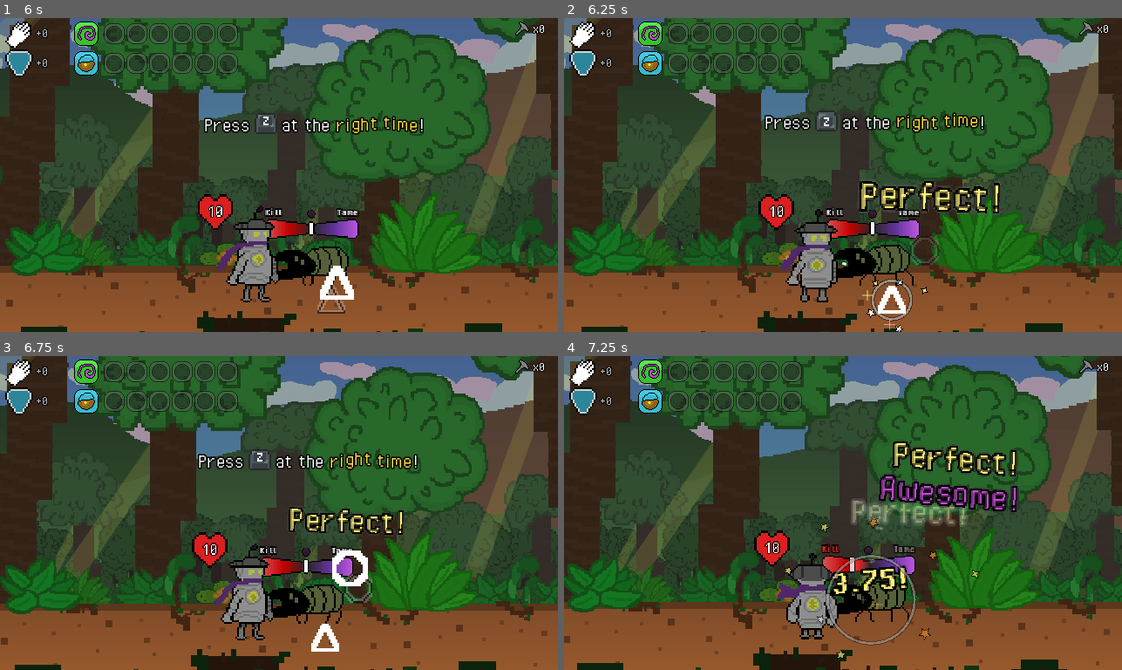
Above: before the commit, frames 1-4 (two rows, left to right).
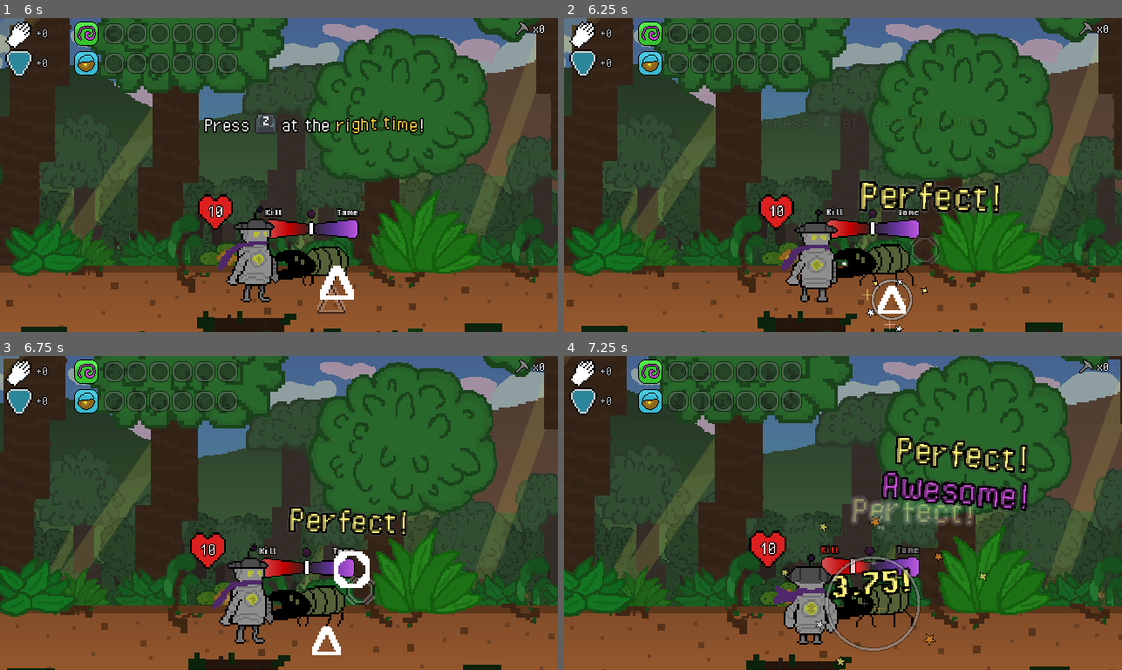
Above: after the commit, the same moments.

Repository: greeeegartur/cgvr-thesis
Game: Godot game, scene res://Scenes/Screens/CombatScene.tscn
Same seed, same stepped clock (60 frames per second), same inputs: the game is played once before the commit and once after it. This scene is started directly instead of the project's main scene.
Inputs:
- Up to frame 1 (6 s): tap Enter (ui_accept) at 0.5, 0.77, 1.07, 1.52, 1.82, 3.02, 3.32, 3.77, 4.07, 4.52, 4.82 s; hold Right (ui_right) 0.53-1.28 s; tap A (heat_a) at 0.6 s; hold Down (ui_down) 1.28-2.03 s; tap B (heat_b) at 1.35 s; hold Right (ui_right) 2.03-2.78 s; tap C (heat_c) at 2.1 s; hold Up (ui_up) 2.78-3.53 s; tap F (heat_f) at 2.85 s; hold Left (ui_left) 3.53-5.03 s; tap J (heat_j) at 3.6 s; tap Escape (pause) at 4.15 s; tap K (heat_k) at 4.35 s; hold Down (ui_down) 5.03-5.78 s; tap L (heat_l) at 5.1 s; hold Right (ui_right) from 5.78 s (still down); tap M (heat_m) at 5.85 s
- Up to frame 2 (6.25 s): keep holding Right (ui_right); tap Enter (ui_accept) at 6.02 s
- Up to frame 3 (6.75 s): tap Enter (ui_accept) at 6.32 s; release Right (ui_right) at 6.53 s; hold Up (ui_up) from 6.53 s (still down); tap O (heat_o) at 6.6 s
- Up to frame 4 (7.25 s): keep holding Up (ui_up); tap Enter (ui_accept) at 6.77, 7.07 s

Frame 1 is identical in both runs. In frame 2, 2.4% of the frame differs, in the area x 0-100%, y 0-100%; in frame 3, 20%; in frame 4, 31%.

Commit message:
Tweaks to camera, new option and minor changes
Camera effects added to taming with multiple vfx. Also a new option that makes taming easier.

Diff:
--- a/droidream/Scenes/Entities/PlayerVisual.tscn
+++ b/droidream/Scenes/Entities/PlayerVisual.tscn
@@ -231,108 +231,6 @@
 "values": [0, 1, 2, 3, 4, 5]
 }
 
-[sub_resource type="Animation" id="Animation_fmbmo"]
-resource_name = "player_attack"
-length = 2.78
-tracks/0/type = "value"
-tracks/0/imported = false
-tracks/0/enabled = true
-tracks/0/path = NodePath("Visual/Sprite2D:frame")
-tracks/0/interp = 1
-tracks/0/loop_wrap = true
-tracks/0/keys = {
-"times": PackedFloat32Array(0.06666669, 0.16666667, 0.26666665, 0.4333334, 0.5666666, 0.8333333, 1.3333334, 1.7666667, 1.9, 2, 2.0666666, 2.1666667, 2.2666667, 2.4, 2.4666667, 2.7),
-"transitions": PackedFloat32Array(1, 1, 1, 1, 1, 1, 1, 1, 1, 1, 1, 1, 1, 1, 1, 1),
-"update": 1,
-"values": [0, 1, 2, 3, 4, 5, 5, 6, 7, 8, 9, 10, 11, 12, 13, 14]
-}
-tracks/1/type = "value"
-tracks/1/imported = false
-tracks/1/enabled = true
-tracks/1/path = NodePath("Visual/Sprite2D:texture")
-tracks/1/interp = 1
-tracks/1/loop_wrap = true
-tracks/1/keys = {
-"times": PackedFloat32Array(0),
-"transitions": PackedFloat32Array(1),
-"update": 1,
-"values": [ExtResource("2_sbipa")]
-}
-tracks/2/type = "value"
-tracks/2/imported = false
-tracks/2/enabled = true
-tracks/2/path = NodePath("Visual/Sprite2D:vframes")
-tracks/2/interp = 1
-tracks/2/loop_wrap = true
-tracks/2/keys = {
-"times": PackedFloat32Array(0),
-"transitions": PackedFloat32Array(1),
-"update": 1,
-"values": [15]
-}
-tracks/3/type = "method"
-tracks/3/imported = false
-tracks/3/enabled = true
-tracks/3/path = NodePath(".")
-tracks/3/interp = 1
-tracks/3/loop_wrap = true
-tracks/3/keys = {
-"times": PackedFloat32Array(2),
-"transitions": PackedFloat32Array(1),
-"values": [{
-"args": [],
-"method": &"on_attack_hit"
-}]
-}
-tracks/4/type = "value"
-tracks/4/imported = false
-tracks/4/enabled = true
-tracks/4/path = NodePath("Visual/VFX:texture")
-tracks/4/interp = 1
-tracks/4/loop_wrap = true
-tracks/4/keys = {
-"times": PackedFloat32Array(0),
-"transitions": PackedFloat32Array(1),
-"update": 1,
-"values": [ExtResource("3_i8n88")]
-}
-tracks/5/type = "value"
-tracks/5/imported = false
-tracks/5/enabled = true
-tracks/5/path = NodePath("Visual/VFX:position")
-tracks/5/interp = 1
-tracks/5/loop_wrap = true
-tracks/5/keys = {
-"times": PackedFloat32Array(0, 1.7, 1.7333333, 1.8978579, 1.9, 2, 2.0019999),
-"transitions": PackedFloat32Array(1, 1, 1, 1, 1, 1, 1),
-"update": 0,
-"values": [Vector2(-32, 4), Vector2(-32, 4), Vector2(-9, 11), Vector2(-9, 11), Vector2(15, 10), Vector2(15, 10), Vector2(20, 7)]
-}
-tracks/6/type = "value"
-tracks/6/imported = false
-tracks/6/enabled = true
-tracks/6/path = NodePath("Visual/VFX:scale")
-tracks/6/interp = 1
-tracks/6/loop_wrap = true
-tracks/6/keys = {
-"times": PackedFloat32Array(0, 0.23333333, 1.3333334, 2, 2.0001, 2.2333333),
-"transitions": PackedFloat32Array(1, 3.2490091, 0.3535533, 1, 1, 1),
-"update": 0,
-"values": [Vector2(0.15, 0.15), Vector2(0.15, 0.15), Vector2(0.04, 0.04), Vector2(0.04, 0.04), Vector2(0.04, 0.04), Vector2(0.1, 0.1)]
-}
-tracks/7/type = "value"
-tracks/7/imported = false
-tracks/7/enabled = true
-tracks/7/path = NodePath("Visual/VFX:modulate")
-tracks/7/interp = 1
-tracks/7/loop_wrap = true
-tracks/7/keys = {
-"times": PackedFloat32Array(0, 0.3, 0.53333336, 1.2, 1.3344243, 1.7666667, 1.8, 2.0037448, 2.2333333),
-"transitions": PackedFloat32Array(1, 1, 1, 1, 1, 1, 1, 1, 1),
-"update": 0,
-"values": [Color(1, 1, 1, 0), Color(1, 1, 1, 0), Color(1, 1, 1, 1), Color(1, 1, 1, 1), Color(1, 1, 1, 0), Color(1, 1, 1, 0), Color(1, 1, 1, 1), Color(1, 1, 1, 1), Color(1, 1, 1, 0)]
-}
-
 [sub_resource type="Animation" id="Animation_24p3j"]
 resource_name = "player_block"
 length = 0.5
@@ -685,7 +583,6 @@
 &"player_ability_end": SubResource("Animation_l27ga"),
 &"player_ability_loop": SubResource("Animation_f4nlf"),
 &"player_ability_start": SubResource("Animation_k74ei"),
-&"player_attack": SubResource("Animation_fmbmo"),
 &"player_block": SubResource("Animation_24p3j"),
 &"player_defeat": SubResource("Animation_n26i4"),
 &"player_dream": SubResource("Animation_4fh6r"),
--- a/droidream/Scripts/Combat/CombatManager.gd
+++ b/droidream/Scripts/Combat/CombatManager.gd
@@ -54,7 +54,7 @@
 var turn_order_toggle_enabled := false # UI variable for turn showing enemy visual turn orders
 var locked_enemy_turn_order: Array
 
-# Attack time trackers for player blocking and critical hits
+# Attack time trackers for player blocking
 var attack_time = 0.0
 var attack_timer_running = false
 
@@ -69,7 +69,6 @@
 var enemy_attack_hit_handlers: Dictionary = {}
 var enemy_attack_finished_handlers: Dictionary = {}
 
-# Crit multipliers (for Recalibration effect)
 const HIT_RETURN_DELAY := 0.4 # After a hit that did not tame, before the Droid walks home
 var tame_sequence: TameSequence
 var sequence_chip_roll := false
@@ -117,6 +116,7 @@
 const HIT_STOP_NORMAL := 0.06
 const HIT_STOP_CRIT := 0.12
 const HIT_STOP_LANDING := 0.04 # A Perfect landing of a tame icon
+const TAME_HINT_SEQUENCES := 3 # The timing hint shows on the first sequences of a run (always in the tutorial)
 const HIT_STOP_BLOCK := 0.10
 const HIT_STOP_HURT := 0.10
 var hit_stop_id := 0
@@ -620,7 +620,12 @@
 	# The icons: every press makes the Droid strike a pose; the results decide the multiplier and the chip roll
 	_connect_once(tame_sequence.pressed, player_visual.pose_on_press)
 	_connect_once(tame_sequence.icon_judged, _on_tame_icon_judged)
-	tutorial_text.show_hint(TutorialText.HintType.TAME_TIMING, enemy_visual)
+	_connect_once(tame_sequence.last_icon_started, _on_last_tame_icon_started)
+	if tutorial_mode or PlayerData.tame_hints_shown < TAME_HINT_SEQUENCES:
+		if not tutorial_mode:
+			PlayerData.tame_hints_shown += 1
+		_connect_once(tame_sequence.pressed, tutorial_text.hide_text) # The hint goes away with the first press
+		tutorial_text.show_hint(TutorialText.HintType.TAME_TIMING, enemy_visual)
 	var results: Array = await tame_sequence.play(enemy_visual, player_visual, vfx.particle_layer, camera)
 	tutorial_text.hide_text()
 	var multiplier := TameSequence.multiplier(results, PlayerData.has_ability("recalibration"))
@@ -656,13 +661,20 @@
 	else:
 		_enemy_turn()
 
+# While the last icon travels the camera eases slowly toward the creature (the next frame_group or reset takes it back)
+func _on_last_tame_icon_started() -> void:
+	if Settings.camera_shake:
+		camera.anticipate(0.9)
+
 # Every judged icon gets its feedback: a Perfect locks in with a small star burst, a tiny hit-stop and a stun jitter, the others only show their text
-func _on_tame_icon_judged(_index: int, result: int, icon: TameIcon, _count: int) -> void:
+func _on_tame_icon_judged(_index: int, result: int, spot: Vector2, _count: int) -> void:
 	var enemy_visual: EnemyVisual = enemy_visuals[selected_enemy]
-	var at := icon.spot + Vector2(-48, -26)
+	var at := spot + Vector2(-48, -26)
 	match result:
 		TameSequence.Result.PERFECT:
-			StarBurst.play(vfx.particle_layer, icon.spot, StarBurst.Preset.LANDING)
+			if Settings.camera_shake:
+				camera.pop_zoom(0.04, 0.12) # A tiny pop
+			StarBurst.play(vfx.particle_layer, spot, StarBurst.Preset.LANDING)
 			vfx.play_tier_feedback(at, ActionFeedback.Tier.PERFECT)
 			_hit_impact(enemy_visual, HIT_STOP_LANDING)
 		TameSequence.Result.GOOD:
@@ -1143,7 +1155,7 @@
 	# If all previous checks passed then block was triggered -> cooldown starts here
 	_start_block_cooldown()
 
-# Decides if action is player block or critical hit
+# Decides if the action press is a player block (taming reads Z in the tame sequence)
 func _on_player_action_pressed():
 	# Does not allow combat actions in minigames, only minigame centered logic handled by another script
 	if in_minigame:
@@ -1167,7 +1179,7 @@
 func _is_quick_tame(enemy: CombatEntity) -> bool:
 	return enemy.is_tamed() and enemy.turns_taken == 0
 
-# Chip restoring function for the player to gain back chips with crits; also acts as a softlock prevention method
+# Chip restoring for multi-tame to gain back chips with a random chance; also acts as a softlock prevention method
 func _try_restore_chip(used_type: CombatTypes.EntityType, critical: bool):
 	var total_chips = PlayerData._get_total_chips()
 	# 1. Player uses last chip, so that chip is always restored regardless of crit
@@ -1977,7 +1989,7 @@
 			return i
 	return -1
 
-# Restores the players chip when 1) landing a critical hit with 10% chance or 2) last chip used
+# Gives back one chip of the given type
 func _restore_chip(type: CombatTypes.EntityType):
 	match type:
 		CombatTypes.EntityType.SKY:
--- a/droidream/Scripts/Combat/TameSequence.gd
+++ b/droidream/Scripts/Combat/TameSequence.gd
@@ -7,7 +7,8 @@
 enum Result { PERFECT, GOOD, TRY, MISS }
 
 signal pressed # Every counted press (the Droid snaps into a pose)
-signal icon_judged(index: int, result: int, icon: TameIcon, count: int)
+signal last_icon_started # The last icon leaves its start point (the camera eases in)
+signal icon_judged(index: int, result: int, spot: Vector2, count: int) # The spot is kept even if the icon was cleared meanwhile
 
 # Timing (seconds, in game time, so the pause menu and the hit-stop stop the icons and the windows together)
 const HALF := 0.51 # Time from the start of an icon to its shadow: the moment to press
@@ -112,10 +113,12 @@
 		icon.show_shadow(spots[i])
 		await _wait(SHADOW_IN + (FIRST_LEAD if i == 0 else LEAD))
 
+		if i == count - 1:
+			last_icon_started.emit()
 		icon.begin_travel(_pick_start(icon.spot, enemy_visual, player_visual, camera), _pick_turn())
 		var result: int = await _run_icon(icon)
 		results.append(result)
-		icon_judged.emit(i, result, icon, count)
+		icon_judged.emit(i, result, spots[i], count)
 
 		# The feedback plays, then the next shadow appears; the finished ones stay where they are until clear() at the end (no wait after the last one)
 		if i < count - 1:
--- a/droidream/Scripts/Data/Abilities/Recalibration.tres
+++ b/droidream/Scripts/Data/Abilities/Recalibration.tres
@@ -6,5 +6,5 @@
 script = ExtResource("1_2qy2q")
 id = "recalibration"
 display_name = "Recalibration"
-description = "Permanently increases the critical hit multiplier from 1.5x to 1.75x the usual tame power."
+description = "Perfect timing is easier to hit, and an all-perfect tame deals 1.75x instead of 1.5x."
 metadata/_custom_type_script = "uid://dqqq30gwb44lh"
--- a/droidream/Scripts/Data/Boons/RecalibrationBoon.tres
+++ b/droidream/Scripts/Data/Boons/RecalibrationBoon.tres
@@ -7,7 +7,7 @@
 script = ExtResource("1_7vx0x")
 id = "recalibration"
 name = "Recalibration"
-description = "Permanently increases the critical hit multiplier from 1.5x to 1.75x the usual tame power."
+description = "Perfect timing is easier to hit, and an all-perfect tame deals 1.75x instead of 1.5x."
 type = "Passive"
 icon = ExtResource("1_mjxrf")
 metadata/_custom_type_script = "uid://yjimuc2myefo"
--- a/droidream/Scripts/Data/PlayerData.gd
+++ b/droidream/Scripts/Data/PlayerData.gd
@@ -30,6 +30,7 @@
 var killed_creatures: Array[String] = []
 var tamed_creatures: Array[String] = []
 var karma := 0
+var tame_hints_shown := 0 # Tame sequences that showed the "Press Z at the right time!" hint in this run
 const KARMA_THRESHOLDS := [15, 25, 40, 50, 60, 75]
 
 signal stats_changed
@@ -50,6 +51,7 @@
 	# Reset progression
 	currency = 0
 	karma = 0
+	tame_hints_shown = 0
 	killed_creatures.clear()
 	tamed_creatures.clear()
 	abilities.clear()
--- a/droidream/Scripts/Data/ShopItems/RecalibrationEntry.tres
+++ b/droidream/Scripts/Data/ShopItems/RecalibrationEntry.tres
@@ -8,7 +8,7 @@
 script = ExtResource("1_gqkes")
 id = "recalibration"
 display_name = "Recalibration"
-description = "Permanently increases the critical hit multiplier from 1.5x to 1.75x the usual tame power."
+description = "Perfect timing is easier to hit, and an all-perfect tame deals 1.75x instead of 1.5x."
 type = 1
 icon = ExtResource("1_2l56q")
 cost = 8
--- a/droidream/Scripts/Tutorial/TutorialDirector.gd
+++ b/droidream/Scripts/Tutorial/TutorialDirector.gd
@@ -517,9 +517,9 @@
 	combat_manager.tutorial_unlock_player_turn_ui()
 	combat_manager.player_turn_ui.set_attack_index(1)
 
-	await overlay_say("Once you start %s, try %s right before making contact with the creature." % [
+	await overlay_say("Once you start %s, press %s just as the shrinking icon meets its shadow." % [
 		bb("taming", "taming"),
-		bb("taming", "timing")
+		bb("taming", "Z")
 	], "normal")
 	await wait_for_accept()
 
--- a/droidream/Scripts/UI/OptionsMenu.gd
+++ b/droidream/Scripts/UI/OptionsMenu.gd
@@ -1,7 +1,7 @@
 extends CanvasLayer
 class_name OptionsMenu
 
-# The Options container used by the title screen and the pause menu: audio sliders, camera shake and minigame countdown toggles, and the controls pages
+# The Options container used by the title screen and the pause menu: audio sliders, camera shake, minigame countdown and easier timing toggles, and the controls pages
 
 signal closed
 
@@ -142,6 +142,7 @@
 		{ "text": "SFX", "pips": PIP_COUNT, "pips_dim": PIP_COUNT - Settings.sfx, "pips_dim_end": true },
 		{ "text": "Camera shake", "right": _on_off(Settings.camera_shake) },
 		{ "text": "Minigame countdown", "right": _on_off(Settings.minigame_countdown) },
+		{ "text": "Easier timing", "right": _on_off(Settings.easier_timing) },
 		{ "text": "Controls" },
 		{ "text": "Back" }
 	]
@@ -252,6 +253,8 @@
 			Settings.set_camera_shake(not Settings.camera_shake)
 		3:
 			Settings.set_minigame_countdown(not Settings.minigame_countdown)
+		4:
+			Settings.set_easier_timing(not Settings.easier_timing)
 		_:
 			return
 	list.update_rows(_main_entries())
@@ -260,11 +263,11 @@
 	match page:
 		Page.MAIN:
 			match index:
-				2, 3:
+				2, 3, 4:
 					_adjust(1)
-				4:
+				5:
 					_show_controls()
-				5:
+				6:
 					_back()
 		Page.CONTROLS:
 			match index:
@@ -295,7 +298,7 @@
 			close()
 		Page.CONTROLS:
 			_show_main()
-			list.select(4, false)
+			list.select(5, false)
 		Page.CUSTOM:
 			_show_controls()
 			list.select(2, false)
--- a/droidream/Scripts/VFX/ActionFeedback.gd
+++ b/droidream/Scripts/VFX/ActionFeedback.gd
@@ -53,6 +53,8 @@
 static func _pick(tier: Tier) -> Array:
 	var pool: Array = POOLS[tier]
 	var choices := pool.filter(func(entry): return entry[0] != last_text.get(tier, ""))
+	if choices.is_empty():
+		choices = pool # A tier with one text repeats it
 	var entry: Array = choices.pick_random()
 	last_text[tier] = entry[0]
 	return entry
Not shown, added: droidream/Scripts/Combat/TameSequence.gd.uid
